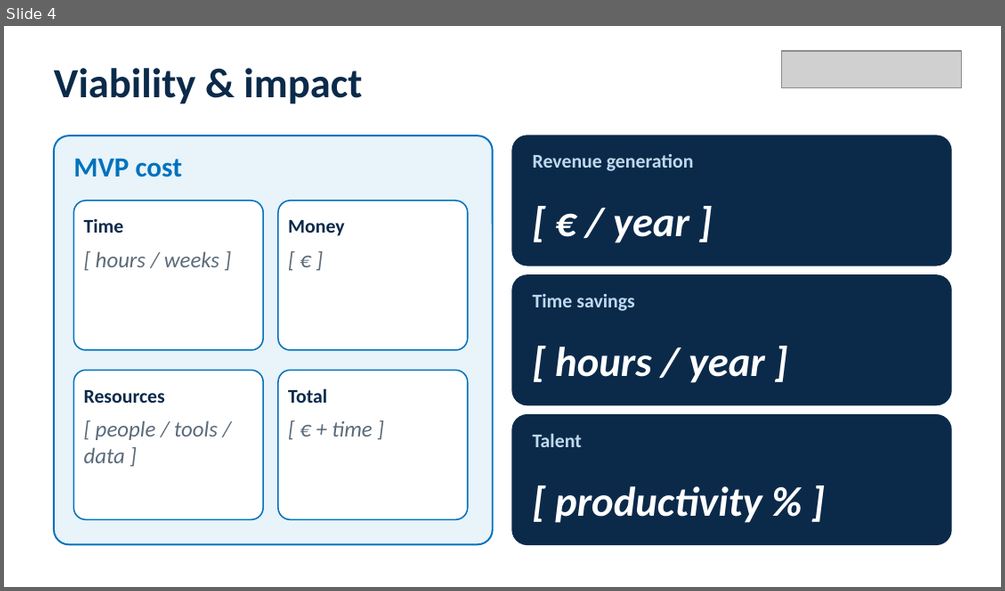
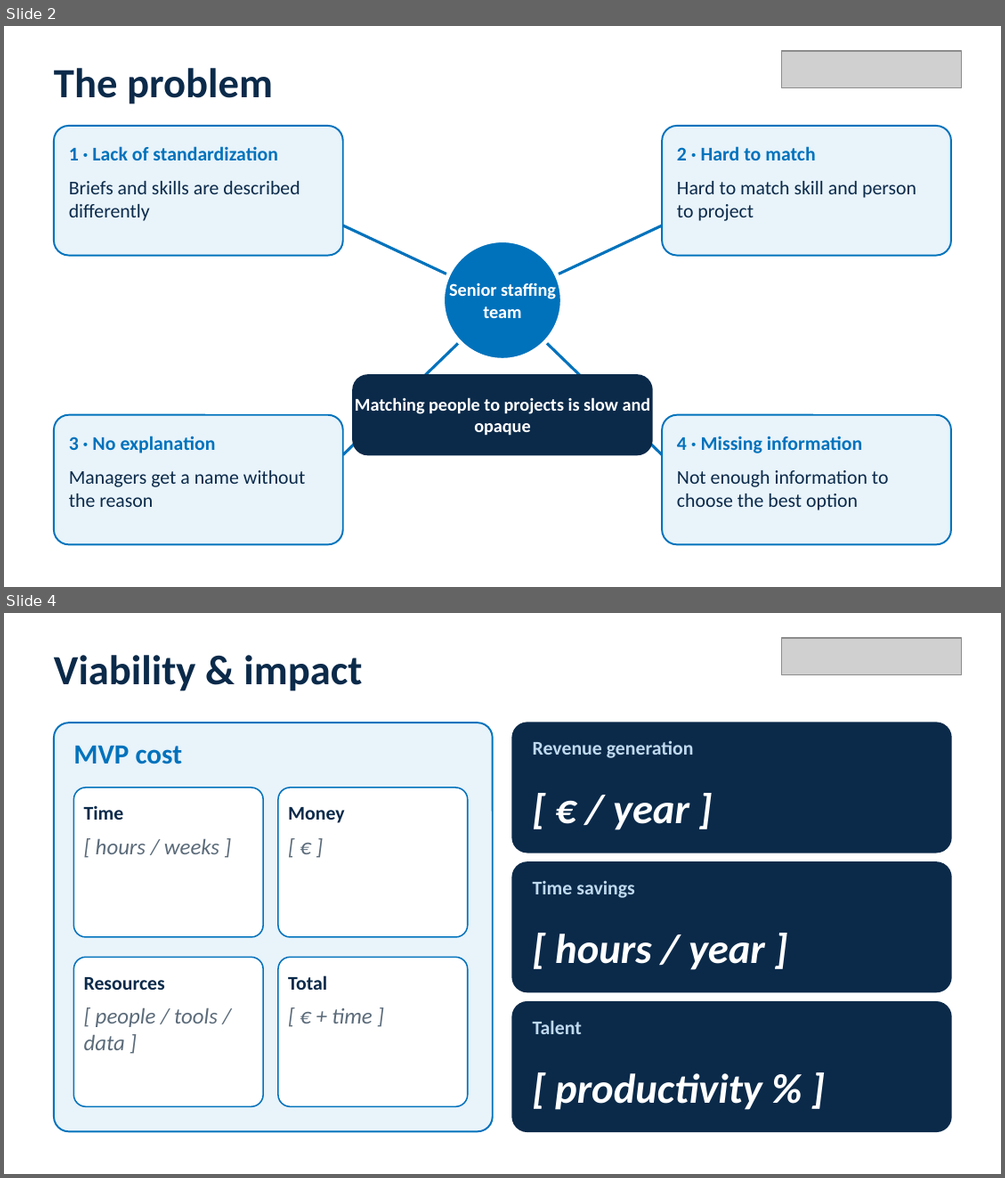
Before and after one commit to igagmol/hackaton-saturday, a slide deck: pitch/NTTDATA_pitch_deck.pptx. Shown one above the other, each under a label of ours: slide 4 before the commit, slides 2 and 4 after it; the slides between them are not shown. The pictures are 1005x591 and 1005x1178 pixels, drawn with LibreOffice and Linux fonts; fonts in the diff are those of the drawing; grey boxes stand for pictures. Boxes give left, top, right and bottom in pixels: in the first picture for what was removed or moved away, otherwise in the second. Text is boxed around its words. In the diff, an @@ line names an element or a change of style, - is before the commit and + after.

```diff
--- a/pitch/NTTDATA_pitch_deck.pptx
+++ b/pitch/NTTDATA_pitch_deck.pptx
@@ slide 2 added at [4, 26, 1001, 587], background #FFFFFF @@
@@ picture added at [782, 51, 961, 87] @@
@@ text added at [54, 68, 273, 104], 30 pt, text #0B2A4A, bold @@
+The problem
@@ rounded rectangle added at [54, 126, 343, 256], fill #E8F3FA, outline #0072BC 1.25 pt @@
@@ rounded rectangle added at [662, 126, 951, 256], fill #E8F3FA, outline #0072BC 1.25 pt @@
@@ text added at [69, 146, 277, 160], 14 pt, text #0072BC, bold @@
+1 · Lack of standardization
@@ text added at [677, 146, 815, 160], 14 pt, text #0072BC, bold @@
+2 · Hard to match
@@ text added at [69, 181, 299, 221], 14 pt, text #0B2A4A @@
+Briefs and skills are described differently
@@ text added at [677, 181, 916, 221], 14 pt, text #0B2A4A @@
+Hard to match skill and person to project
@@ line added from (343, 225) to (502, 300), #0072BC 2 pt @@
@@ line added from (502, 300) to (662, 225), #0072BC 2 pt @@
@@ ellipse added at [443, 240, 562, 360], fill #0072BC, outline #FFFFFF 3 pt @@
@@ text added at [449, 283, 556, 318], 13 pt, text #FFFFFF, bold @@
+Senior staffing team
@@ line added from (343, 455) to (502, 300), #0072BC 2 pt @@
@@ line added from (502, 300) to (662, 455), #0072BC 2 pt @@
@@ rounded rectangle added at [353, 375, 652, 455], fill #0B2A4A, outline #0B2A4A 1 pt @@
@@ text added at [355, 397, 651, 435], 13 pt, text #FFFFFF, bold @@
+Matching people to projects is slow and opaque
@@ rounded rectangle added at [54, 415, 343, 544], fill #E8F3FA, outline #0072BC 1.25 pt @@
@@ rounded rectangle added at [662, 415, 951, 544], fill #E8F3FA, outline #0072BC 1.25 pt @@
@@ text added at [69, 435, 216, 453], 14 pt, text #0072BC, bold @@
+3 · No explanation
@@ text added at [677, 435, 862, 453], 14 pt, text #0072BC, bold @@
+4 · Missing information
@@ text added at [69, 470, 306, 507], 14 pt, text #0B2A4A @@
+Managers get a name without the reason
@@ text added at [677, 470, 889, 510], 14 pt, text #0B2A4A @@
+Not enough information to choose the best option
```
Also in this commit, not shown: 2 slides changed, 1 slide removed, 3 other files.
